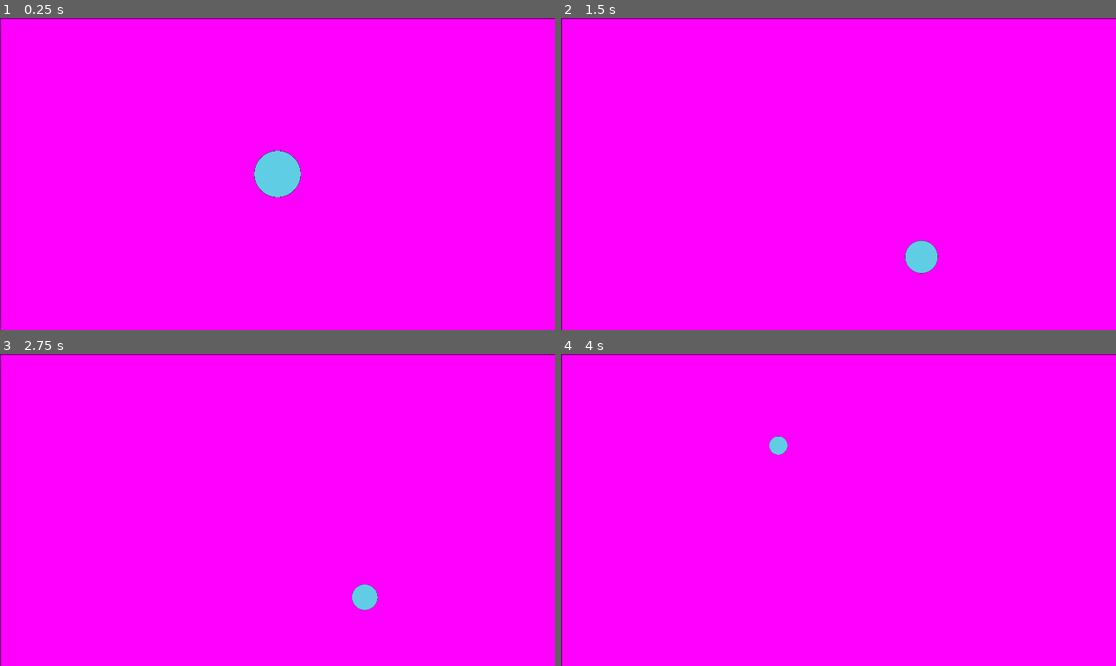
Above: before the commit, frames 1-4 (two rows, left to right).
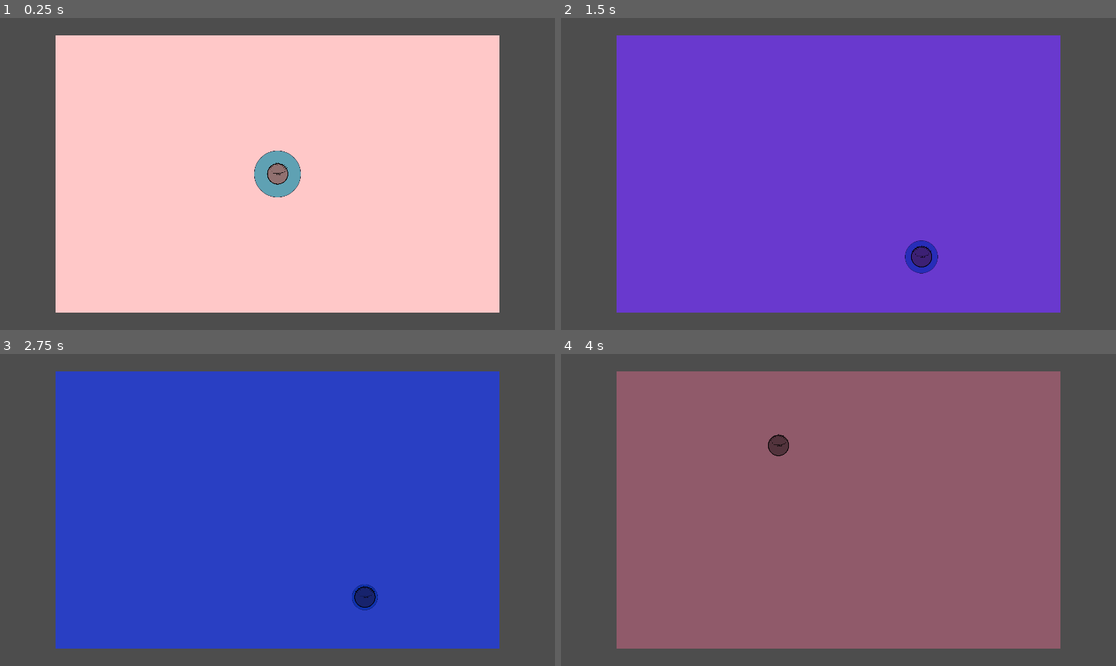
Above: after the commit, the same moments.

Repository: entityJY/deltarunesque-game
Game: Godot game, scene res://scenes/level.tscn
The game is run twice, just before and just after one commit, with the same random seed, the same clock (stepped at 60 frames per second) and the same inputs. The project has no main scene, so this scene is started directly.
Inputs:
- Up to frame 1 (0.25 s): no input
- Up to frame 2 (1.5 s): tap Enter (ui_accept) at 0.5, 0.77 s; hold D (right) 0.53-1.28 s; tap P (nextStage, bound only after the commit) at 0.6 s; hold S (down) from 1.28 s (still down); tap Shift (dash) at 1.35 s
- Up to frame 3 (2.75 s): tap Enter (ui_accept) at 1.52 s; tap P (nextStage, bound only after the commit) at 1.55, 2.1 s; release S (down) at 2.03 s; hold D (right) from 2.03 s (still down)
- Up to frame 4 (4 s): release D (right) at 2.78 s; hold W (up) 2.78-3.53 s; tap P (nextStage, bound only after the commit) at 2.85, 3.8 s; tap Enter (ui_accept) at 3.02, 3.77 s; hold A (left) from 3.53 s (still down); tap Shift (dash) at 3.6 s

The runs differ from the first frame. In frame 1, 100% of the frame differs, in the area x 0-100%, y 0-100%; in frame 2, 100%; in frame 3, 100%; in frame 4, 100%.

Commit message:
transitioning colors

Diff:
--- /dev/null
+++ b/materials/darkGrey.tres
@@ -0,0 +1,6 @@
+[gd_resource type="StandardMaterial3D" format=3 uid="uid://xn72jpoqk5jc"]
+
+[ext_resource type="Texture2D" uid="uid://cptwpvd75yny8" path="res://textures/darkGrey.png" id="1_070wh"]
+
+[resource]
+albedo_texture = ExtResource("1_070wh")
--- /dev/null
+++ b/materials/darkGreyCanvas.tres
@@ -0,0 +1,3 @@
+[gd_resource type="CanvasItemMaterial" format=3 uid="uid://bsvooghpf0bh3"]
+
+[resource]
--- /dev/null
+++ b/materials/lightGrey.tres
@@ -0,0 +1,6 @@
+[gd_resource type="StandardMaterial3D" format=3 uid="uid://b85tiss0prsf7"]
+
+[ext_resource type="Texture2D" uid="uid://0g52mq41tsag" path="res://textures/lightGrey.png" id="1_hsr7v"]
+
+[resource]
+roughness_texture = ExtResource("1_hsr7v")
--- /dev/null
+++ b/materials/mediumGrey.tres
@@ -0,0 +1,6 @@
+[gd_resource type="StandardMaterial3D" format=3 uid="uid://bhltjfsa5nngk"]
+
+[ext_resource type="Texture2D" uid="uid://dvp6cysr254l2" path="res://textures/mediumGrey.png" id="1_3qec3"]
+
+[resource]
+albedo_texture = ExtResource("1_3qec3")
--- /dev/null
+++ b/materials/plainWhite.tres
@@ -0,0 +1,3 @@
+[gd_resource type="StandardMaterial3D" format=3 uid="uid://bifvc0763wwyf"]
+
+[resource]
--- /dev/null
+++ b/materials/plainWhiteCanvas.tres
@@ -0,0 +1,3 @@
+[gd_resource type="CanvasItemMaterial" format=3 uid="uid://dpya0n6oj3ych"]
+
+[resource]
--- a/project.godot
+++ b/project.godot
@@ -51,6 +51,11 @@
 , Object(InputEventKey,"resource_local_to_scene":false,"resource_name":"","device":-1,"window_id":0,"alt_pressed":false …(182 unchanged characters)…
 ]
 }
+nextStage={
+"deadzone": 0.2,
+"events": [Object(InputEventKey,"resource_local_to_scene":false,"resource_name":"","device":-1,"window_id":0,"alt_pressed":false,"shift_pressed":false,"ctrl_pressed":false,"meta_pressed":false,"pressed":false,"keycode":0,"physical_keycode":80,"key_label":0,"unicode":112,"location":0,"echo":false,"script":null)
+]
+}
 
 [layer_names]
 
--- a/scenes/level.tscn
+++ b/scenes/level.tscn
@@ -1,9 +1,9 @@
-[gd_scene format=3 uid="uid://cpenjhjvf4wo3"]
+[gd_scene format=3 uid="uid://dolvx4je86dxv"]
 
 [ext_resource type="PackedScene" uid="uid://qoag6cs0222u" path="res://player/player.tscn" id="1_2q6dc"]
-
-[sub_resource type="PlaceholderTexture2D" id="PlaceholderTexture2D_rd3vj"]
-size = Vector2(1920, 1080)
+[ext_resource type="Texture2D" uid="uid://cj55a2vblfih4" path="res://textures/plainWhite.png" id="1_w7c3h"]
+[ext_resource type="Texture2D" uid="uid://uyl6w245sq1s" path="res://sprites/DEMOplayer.png" id="3_w8frs"]
+[ext_resource type="Script" uid="uid://c7pm8qfxrre85" path="res://scenes/modulateCanvas.gd" id="4_mx8sn"]
 
 [sub_resource type="RectangleShape2D" id="RectangleShape2D_rd3vj"]
 size = Vector2(20, 750)
@@ -13,8 +13,11 @@
 
 [node name="Level" type="Node2D" unique_id=2140894002]
 
+[node name="CanvasModulate" type="CanvasModulate" parent="." unique_id=1548270492]
+script = ExtResource("4_mx8sn")
+
 [node name="BG" type="Sprite2D" parent="." unique_id=465149635]
-texture = SubResource("PlaceholderTexture2D_rd3vj")
+texture = ExtResource("1_w7c3h")
 
 [node name="Camera2D" type="Camera2D" parent="." unique_id=590509863]
 
@@ -53,3 +56,7 @@
 shape = SubResource("RectangleShape2D_2q6dc")
 
 [node name="Player" parent="." unique_id=1841742184 instance=ExtResource("1_2q6dc")]
+
+[node name="Sprite2D" type="Sprite2D" parent="Player" unique_id=1600527373]
+scale = Vector2(0.25, 0.25)
+texture = ExtResource("3_w8frs")
--- /dev/null
+++ b/scenes/modulateCanvas.gd
@@ -0,0 +1,42 @@
+extends CanvasModulate
+
+var hue: = 1.0
+var saturation: = 1.0
+var brightness: = 1.0
+var alpha: = 1.0
+var stage: = 1
+
+# Called when the node enters the scene tree for the first time.
+func _ready() -> void:
+	pass # Replace with function body.
+
+
+# Called every frame. 'delta' is the elapsed time since the previous frame.
+func _process(delta: float) -> void:
+	var targetColor
+
+	if Input.is_action_just_pressed("nextStage"):
+		var prevStage = stage;
+		while stage == prevStage:
+			stage = randi_range(1, 5)
+
+	match stage:
+		1:
+			targetColor = Color.RED
+
+		2:
+			targetColor = Color.DARK_ORANGE
+
+		3:
+			targetColor = Color.YELLOW
+
+		4:
+			targetColor = Color.LIME_GREEN
+
+		5:
+			targetColor = Color.BLUE
+
+	var tween = create_tween()
+	tween.tween_property(self, "color", targetColor, 2.0)
+
+	pass
Not shown, added: scenes/modulateCanvas.gd.uid
Binary file added: sprites/DEMOplayer.png
Not shown, added: sprites/DEMOplayer.png.import
Binary file added: textures/darkGrey.png
Not shown, added: textures/darkGrey.png.import
Binary file added: textures/lightGrey.png
Not shown, added: textures/lightGrey.png.import
Binary file added: textures/mediumGrey.png
Not shown, added: textures/mediumGrey.png.import
Binary file added: textures/plainWhite.png
Not shown, added: textures/plainWhite.png.import
